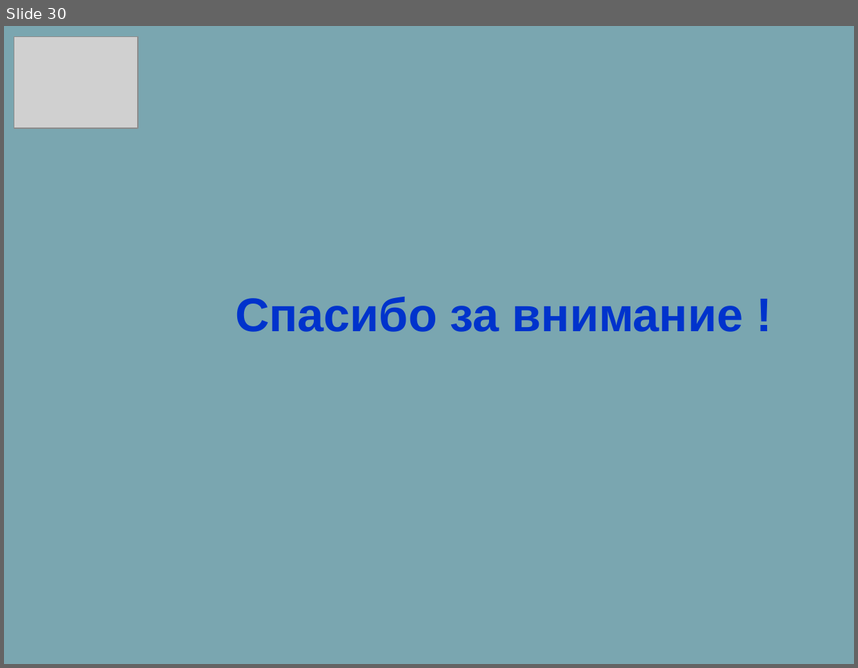
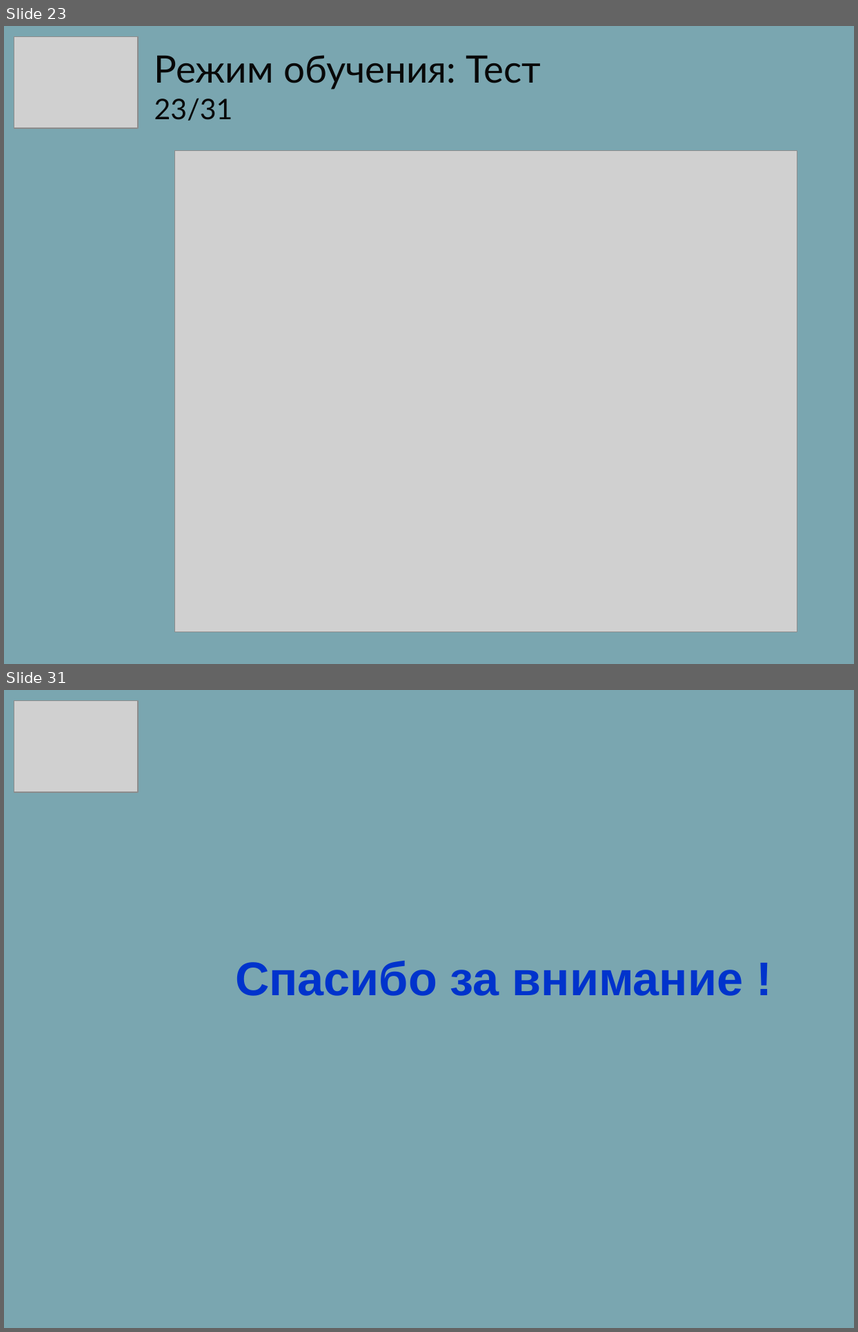
Before and after one commit to sidav/Master_dissertation, a slide deck: Kovun_for_masters_degree.pptx. Shown one above the other, each under a label of ours: slide 30 before the commit, slides 23 and 31 after it; the slides between them are not shown. The pictures are 858x668 and 858x1332 pixels, drawn with LibreOffice and Linux fonts; fonts in the diff are those of the drawing; grey boxes stand for pictures; background and template pictures are left out. Boxes give left, top, right and bottom in pixels: in the first picture for what was removed or moved away, otherwise in the second. Text is boxed around its words. In the diff, an @@ line names an element or a change of style, - is before the commit and + after.

```diff
--- a/Kovun_for_masters_degree.pptx
+++ b/Kovun_for_masters_degree.pptx
@@ slide 23 added at (4, 26, 854, 664), background picture (left out) @@
@@ picture added at (14, 37, 139, 128) @@
@@ title added at (154, 55, 541, 121), 32 pt, text #080808 @@
+Режим обучения: Тест 23/31
@@ picture added at (175, 151, 797, 632) @@
@@ what was slide 30 is now slide 31 @@
```
Also in this commit, not shown: 4 slides changed, 22 other slides added, 22 slides removed, 5 other files.
